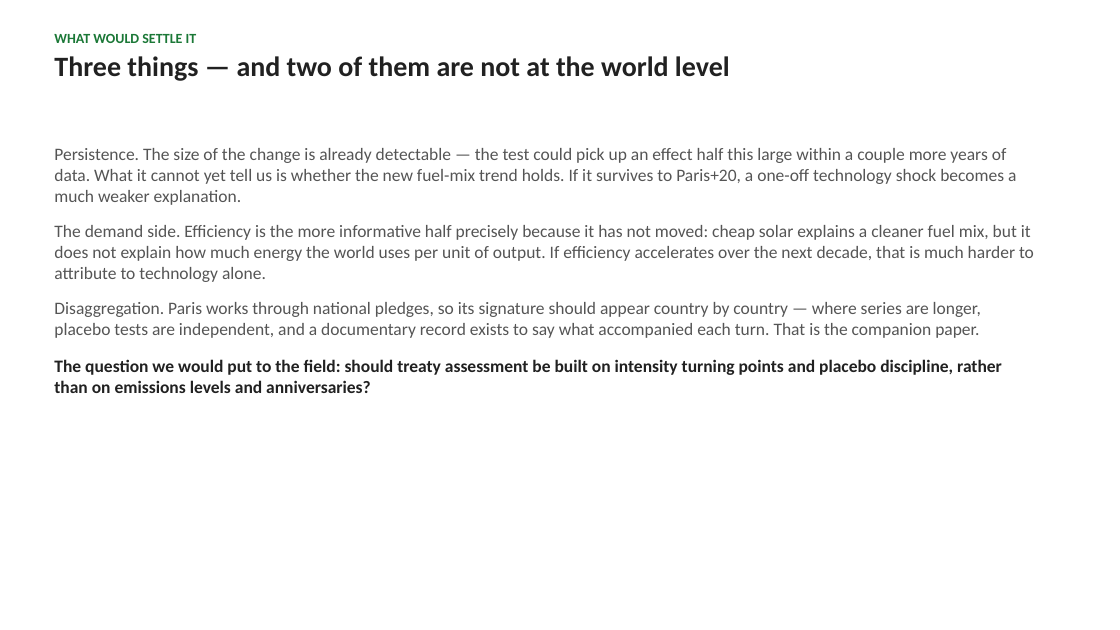
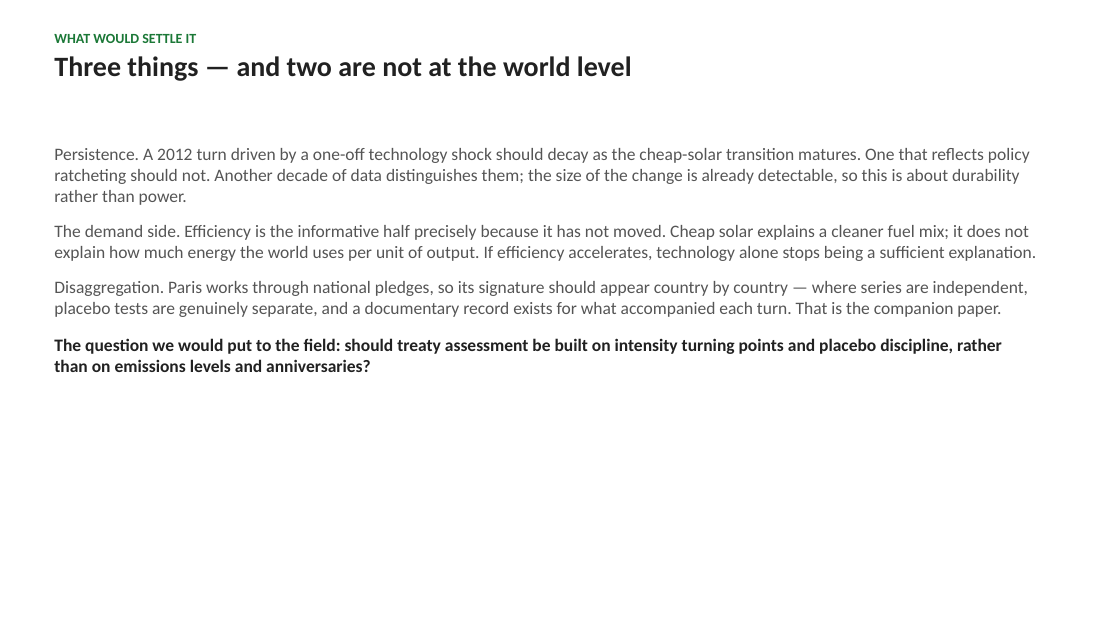
Before and after one commit to cwejnert/HDI-Happiness, a slide deck: slide 9 of carbon_breakpoints_takeaway_figures/paris_at_ten_world_deck.pptx (slide 10 before the commit). Drawn at 1120x630 pixels with LibreOffice and Linux fonts; fonts in the diff are those of the drawing. Boxes give left, top, right and bottom in pixels: in the first picture for what was removed or moved away, otherwise in the second. Text is boxed around its words. In the diff, an @@ line names an element or a change of style, - is before the commit and + after.

```diff
--- a/carbon_breakpoints_takeaway_figures/paris_at_ten_world_deck.pptx
+++ b/carbon_breakpoints_takeaway_figures/paris_at_ten_world_deck.pptx
@@ text at bbox=[54, 56, 632, 81]: text changed @@
-Three things — and two of them are not at the world level
+Three things — and two are not at the world level
@@ text at bbox=[54, 148, 1037, 317]: text changed @@
-Persistence. The size of the change is already detectable — the test could pick up an effect half this large within a couple more years of data. What it cannot yet tell us is whether the new fuel-mix trend holds. If it survives to Paris+20, a one-off technology shock becomes a much weaker explanation.
-The demand side. Efficiency is the more informative half precisely because it has not moved: cheap solar explains a cleaner fuel mix, but it does not explain how much energy the world uses per unit of output. If efficiency accelerates over the next decade, that is much harder to attribute to technology alone.
-Disaggregation. Paris works through national pledges, so its signature should appear country by country — where series are longer, placebo tests are independent, and a documentary record exists to say what accompanied each turn. That is the companion paper.
+Persistence. A 2012 turn driven by a one-off technology shock should decay as the cheap-solar transition matures. One that reflects policy ratcheting should not. Another decade of data distinguishes them; the size of the change is already detectable, so this is about durability rather than power.
+The demand side. Efficiency is the informative half precisely because it has not moved. Cheap solar explains a cleaner fuel mix; it does not explain how much energy the world uses per unit of output. If efficiency accelerates, technology alone stops being a sufficient explanation.
+Disaggregation. Paris works through national pledges, so its signature should appear country by country — where series are independent, placebo tests are genuinely separate, and a documentary record exists for what accompanied each turn. That is the companion paper.
```
Also in this commit, not shown: 6 other slides changed, 4 slides added, 5 slides removed, 15 other files.
